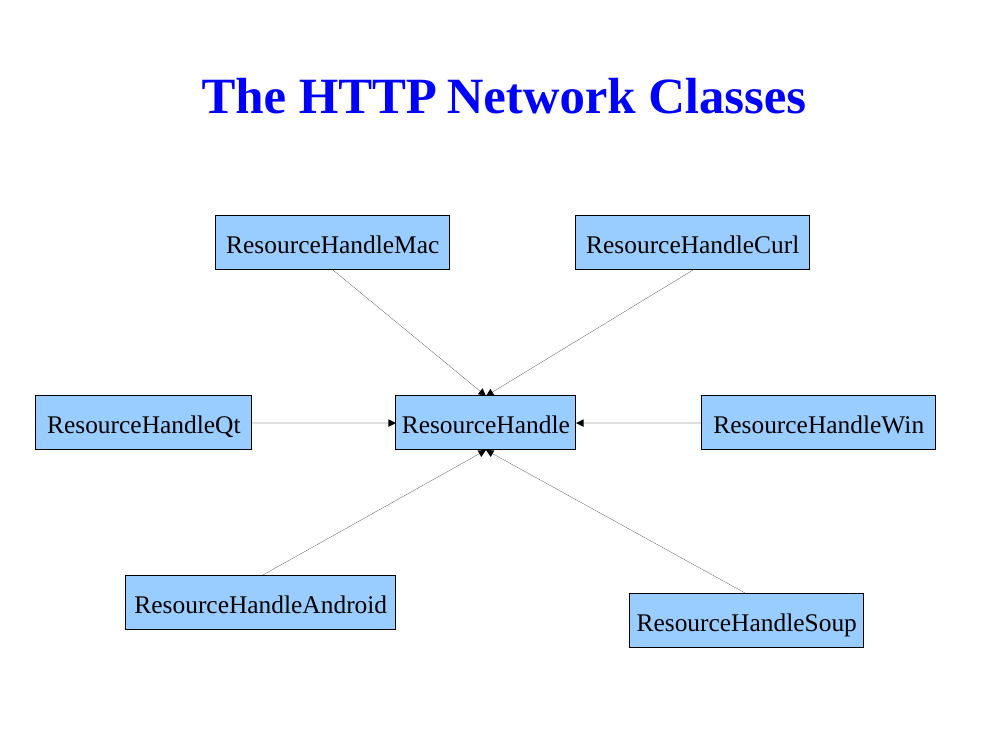
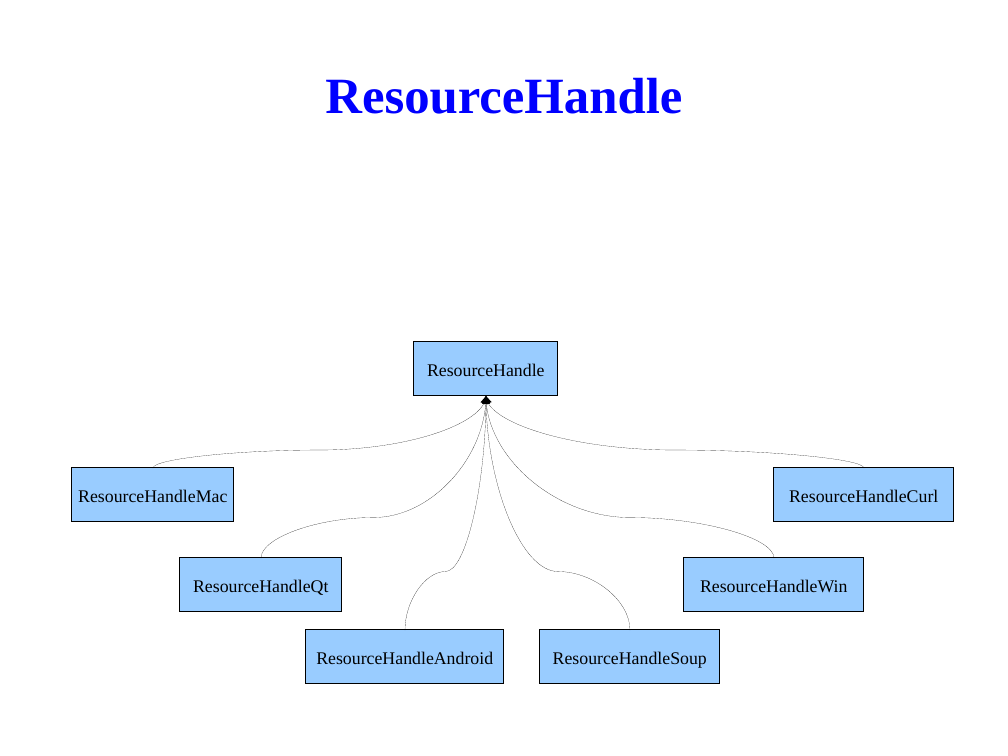
Before and after one commit to tsaicw/browser_research, a slide deck: slide 60 of WebKit/WebKit.odp (slide 58 before the commit). Drawn at 1008x756 pixels with LibreOffice and Linux fonts; fonts in the diff are those of the drawing; background and template pictures are left out. Boxes give left, top, right and bottom in pixels: in the first picture for what was removed or moved away, otherwise in the second. Text is boxed around its words. In the diff, an @@ line names an element or a change of style, - is before the commit and + after.

```diff
--- a/WebKit/WebKit.odp
+++ b/WebKit/WebKit.odp
@@ title at box(325, 77, 682, 114): text changed @@
-The HTTP Network Classes
+ResourceHandle
@@ arrow removed from (333, 270) to (487, 396) @@
@@ arrow removed from (693, 270) to (486, 396) @@
@@ rectangle "ResourceHandle": place and size @@
-rectangle "ResourceHandle" at box(396, 396, 576, 450)
+rectangle "ResourceHandle" at box(414, 342, 558, 396)
@@ curved arrow added from (153, 468) to (487, 396), #000000 0 pt @@
@@ curved arrow added from (261, 558) to (487, 396), #000000 0 pt @@
@@ curved arrow added from (405, 630) to (487, 396), #000000 0 pt @@
@@ curved arrow added from (630, 630) to (486, 396), #000000 0 pt @@
@@ curved arrow added from (774, 558) to (486, 396), #000000 0 pt @@
@@ curved arrow added from (864, 468) to (486, 396), #000000 0 pt @@
@@ arrow removed from (252, 424) to (396, 424) @@
@@ arrow removed from (702, 424) to (576, 424) @@
@@ rectangle "ResourceHandleMac": place and size @@
-rectangle "ResourceHandleMac" at box(216, 216, 450, 270)
+rectangle "ResourceHandleMac" at box(72, 468, 234, 522)
@@ arrow removed from (261, 576) to (487, 450) @@
@@ arrow removed from (747, 595) to (486, 450) @@
@@ rectangle "ResourceHandleCurl": place and size @@
-rectangle "ResourceHandleCurl" at box(576, 216, 810, 270)
+rectangle "ResourceHandleCurl" at box(774, 468, 954, 522)
@@ rectangle "ResourceHandleQt": place and size @@
-rectangle "ResourceHandleQt" at box(36, 396, 252, 450)
+rectangle "ResourceHandleQt" at box(180, 558, 342, 612)
@@ size 20 to 14 pt in 7 elements at box(414, 342, 558, 396), box(541, 630, 721, 684), box(306, 630, 505, 684), box(774, 468, 954, 522), box(180, 558, 342, 612), box(72, 468, 234, 522), box(684, 558, 864, 612) @@
@@ rectangle "ResourceHandleWin": place and size @@
-rectangle "ResourceHandleWin" at box(702, 396, 937, 450)
+rectangle "ResourceHandleWin" at box(684, 558, 864, 612)
@@ rectangle "ResourceHandleAndroid": place and size @@
-rectangle "ResourceHandleAndroid" at box(126, 576, 396, 630)
+rectangle "ResourceHandleAndroid" at box(306, 630, 505, 684)
@@ rectangle "ResourceHandleSoup": place and size @@
-rectangle "ResourceHandleSoup" at box(630, 595, 864, 649)
+rectangle "ResourceHandleSoup" at box(541, 630, 721, 684)
```
Also in this commit, not shown: 7 other slides changed, 4 slides added.
